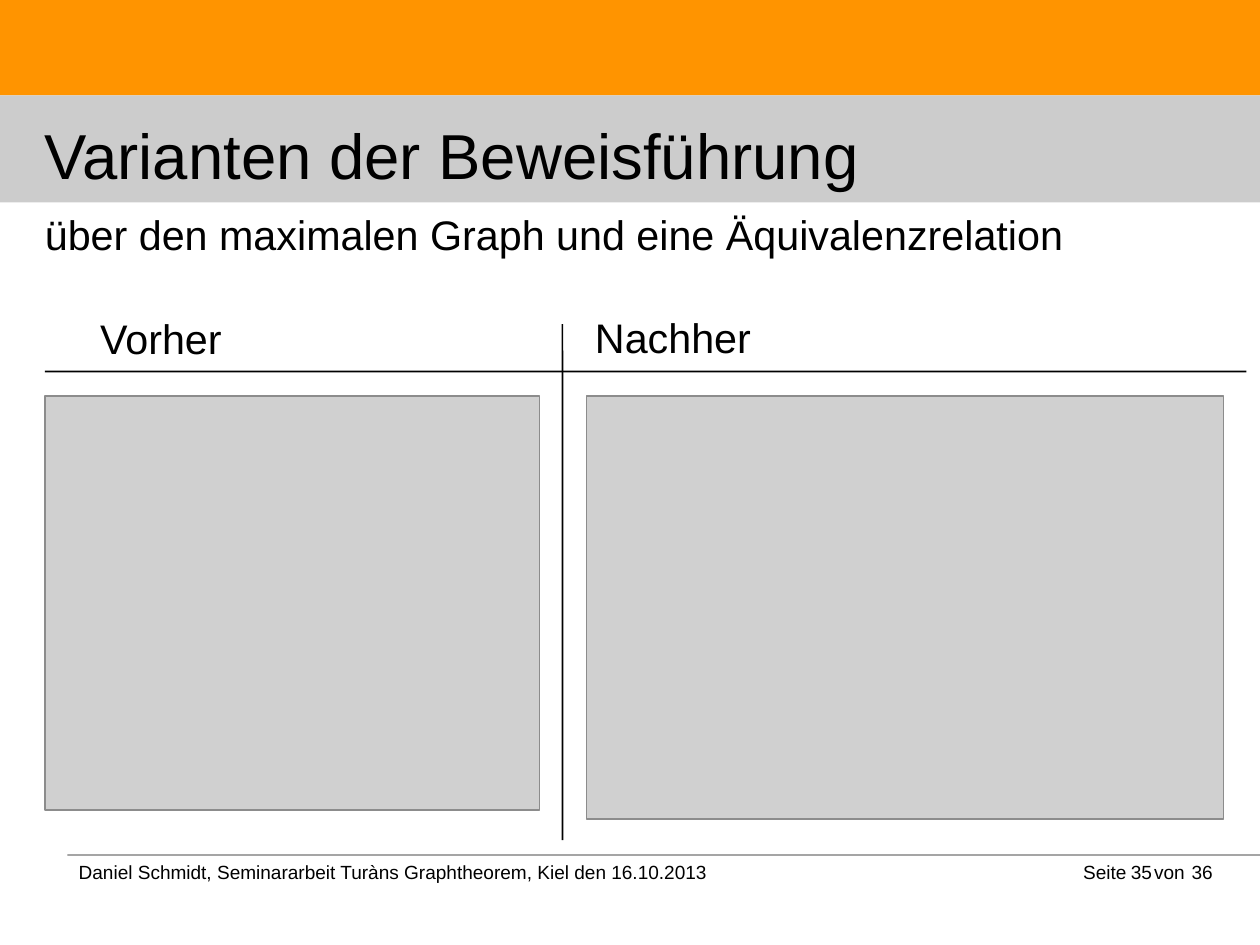
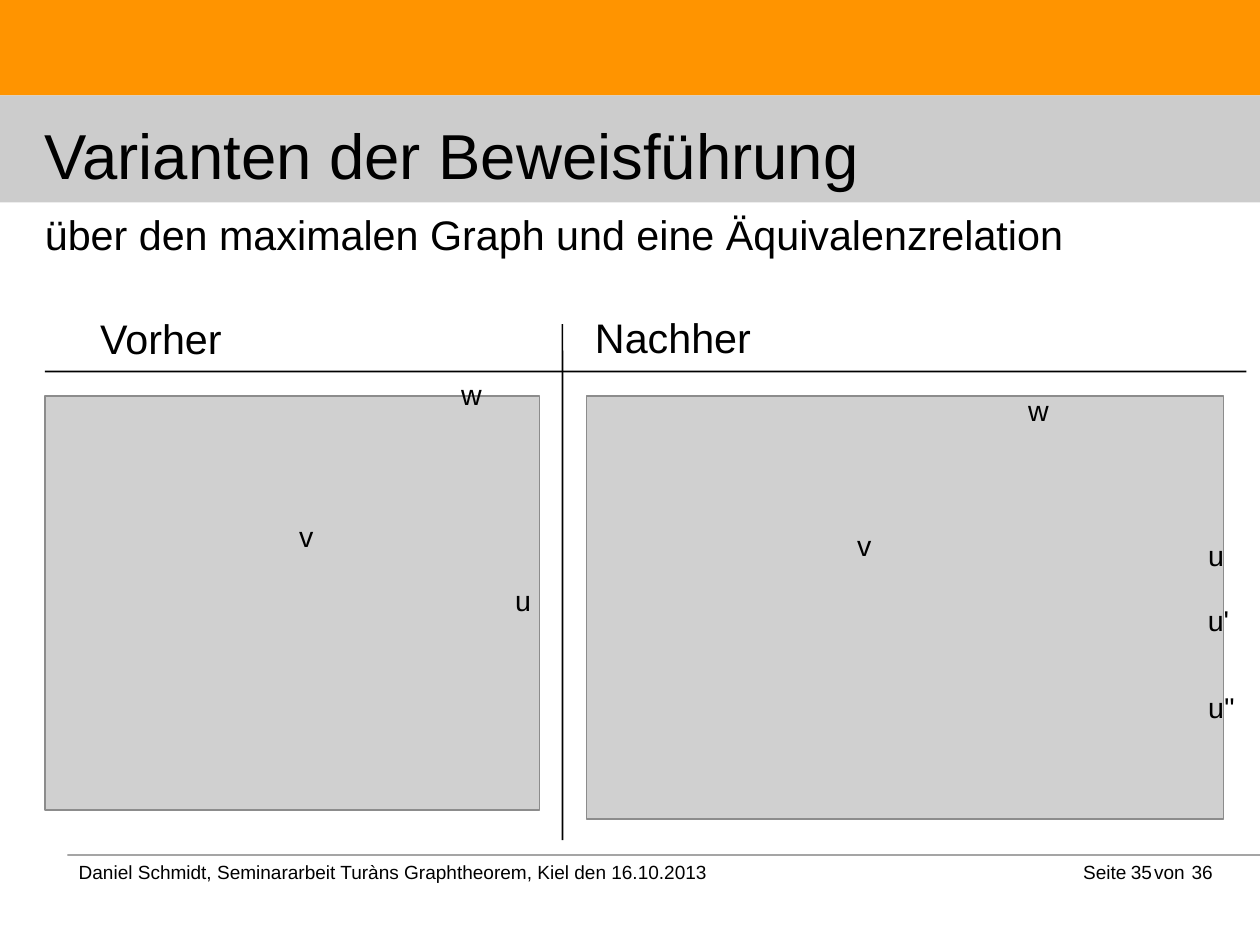
Before and after one commit to DanielMSchmidt/kombinatorik, a slide deck: slide 35 of Kombinatorik.odp. Drawn at 1260x945 pixels with LibreOffice and Linux fonts; fonts in the diff are those of the drawing; grey boxes stand for pictures. Boxes give left, top, right and bottom in pixels: in the first picture for what was removed or moved away, otherwise in the second. Text is boxed around its words. In the diff, an @@ line names an element or a change of style, - is before the commit and + after.

```diff
--- a/Kombinatorik.odp
+++ b/Kombinatorik.odp
@@ text added at (461,383,482,405), 18 pt, text #000000 @@
+w
@@ text added at (1028,406,1049,421), 18 pt, text #000000 @@
+w
@@ text added at (299,532,313,547), 18 pt, text #000000 @@
+v
@@ text added at (857,541,871,556), 18 pt, text #000000 @@
+v
@@ text added at (1208,544,1224,572), 18 pt, text #000000 @@
+u
@@ text added at (515,596,531,612), 18 pt, text #000000 @@
+u
@@ text added at (1208,609,1229,637), 18 pt, text #000000 @@
+u'
@@ text added at (1208,695,1235,723), 18 pt, text #000000 @@
+u''
```
Also in this commit, not shown: 13 other slides changed.
